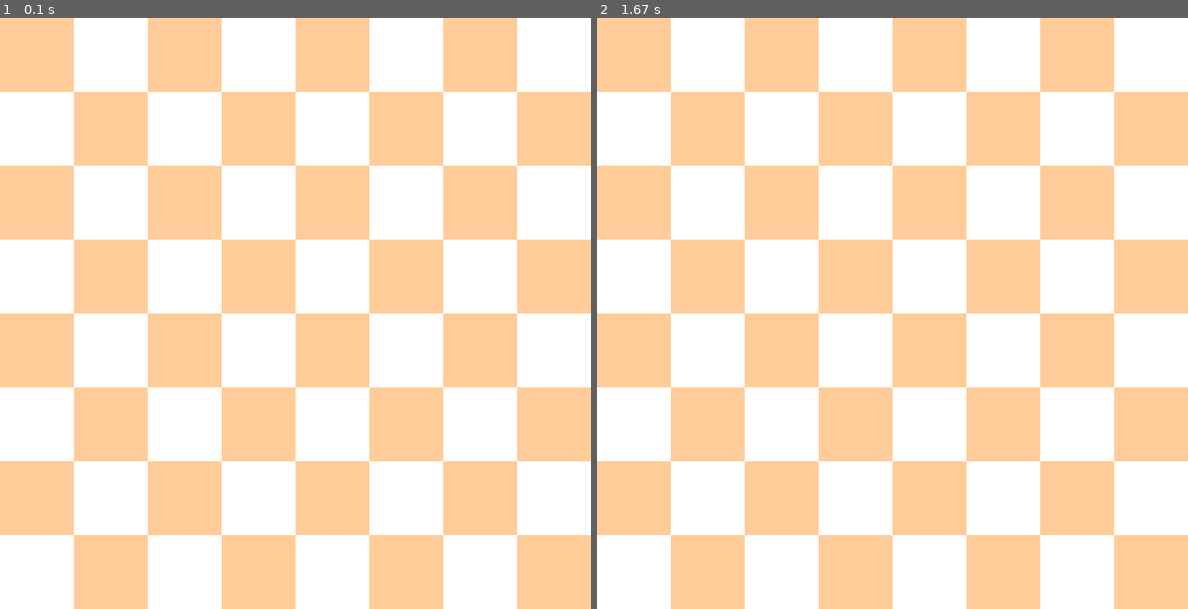
Above: before the commit, frames 1-2 (left to right).
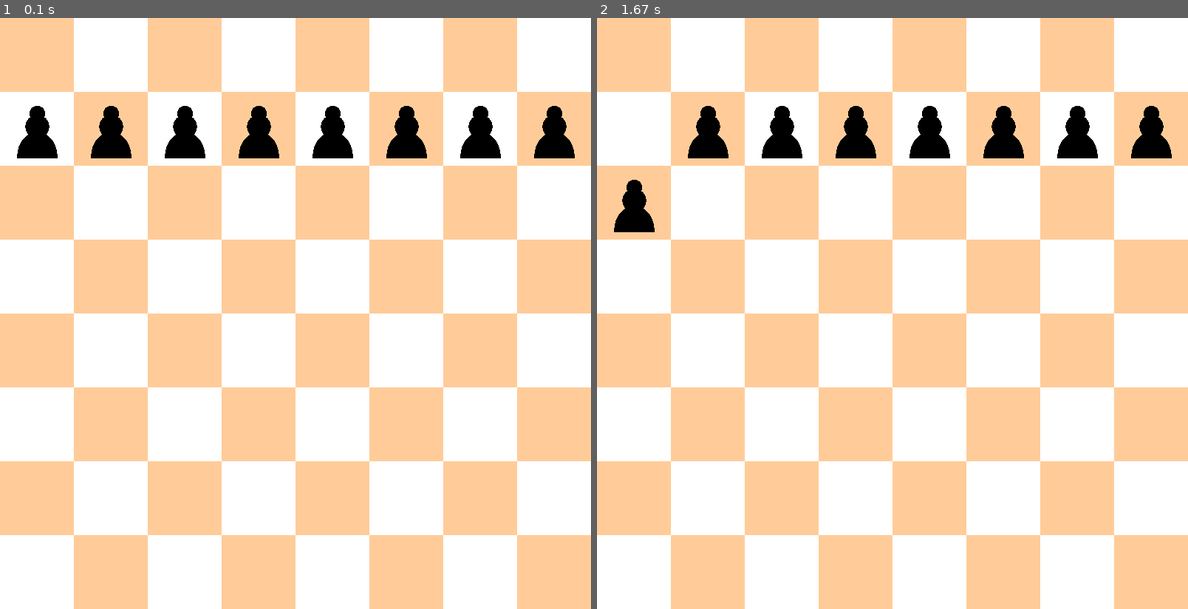
Above: after the commit, the same moments.

Repository: draganovdimitar2/pygame
Game: pygame game, started from chess/main.py
The game is run twice, just before and just after one commit, with the same random seed, the same clock (stepped at 60 frames per second) and the same inputs.
Inputs (mouse positions are in pixels of both pictures, inside the frame that each line leads up to):
- Up to frame 1 (0.1 s): no input
- Up to frame 2 (1.67 s): click (632, 130) at 0.38 s; click (632, 201) at 0.72 s

The runs differ from the first frame. In frame 1, 3.1% of the frame differs, in the area x 2-98%, y 14-24%; in frame 2, 3.1%.

Commit message:
feat: implmeneted black pawns moving logic

Diff:
--- a/chess/main.py
+++ b/chess/main.py
@@ -1,7 +1,7 @@
 import pygame
+from sys import exit
 from chess.pieces.black.black_pawn import BlackPawn
-
-SQUARE_SIZE = 100
+from settings import SQUARE_SIZE, SCREEN_SIZE
 
 
 def draw_board():
@@ -15,17 +15,44 @@
 
 running = True
 pygame.init()
-screen = pygame.display.set_mode((800, 800))
-black_pawn = BlackPawn(200, 200)
-pawn_group = pygame.sprite.GroupSingle()
-pawn_group.add(black_pawn)
+screen = pygame.display.set_mode(SCREEN_SIZE)
+clock = pygame.time.Clock()
+
+black_pieces_group = pygame.sprite.Group()  # the group for black pieces
+for i in range(8):  # spawn all 8 pawns
+    black_pawn = BlackPawn((SQUARE_SIZE * i), SQUARE_SIZE)
+    black_pieces_group.add(black_pawn)
 
 while running:
     draw_board()
+
+    black_pieces_group.draw(screen)
     pygame.display.update()
-    pawn_group.draw(screen)
 
     for event in pygame.event.get():  # to get ell the events and loop through them
         if event.type == pygame.QUIT:  # to close the window
             pygame.quit()  # opposite to pygame.init()
             running = False
+            exit()
+
+        elif event.type == pygame.MOUSEBUTTONUP:
+            mouse_pos = pygame.mouse.get_pos()
+            for piece in black_pieces_group:
+                # Only one pawn should be selected at a time
+                if not piece.rect.collidepoint(mouse_pos) and piece.selected:  # if the piece is already selected move it
+                    current_possible_moves = piece.current_possible_moves()  # fetch all possible moves
+                    print(current_possible_moves)
+                    for move in current_possible_moves:
+                        move_rect = pygame.Rect(move[0], move[1], SQUARE_SIZE, SQUARE_SIZE)
+                        if move_rect.collidepoint(mouse_pos):
+                            piece.move(move)
+                            print(piece.selected)
+                elif piece.rect.collidepoint(mouse_pos) and not piece.selected:  # first select the piece
+                    piece.selected = True
+                    if piece.selected:
+                        print(f"x = {piece.rect.x}, y = {piece.rect.y}")
+                        print(mouse_pos)
+                        print(piece.selected)
+
+
+    clock.tick(60)
--- a/chess/pieces/black/black_pawn.py
+++ b/chess/pieces/black/black_pawn.py
@@ -1,20 +1,32 @@
 import pygame
+from chess.settings import SQUARE_SIZE, X_UPPER_BOUNDARY, X_LOWER_BOUNDARY, Y_UPPER_BOUNDARY, Y_LOWER_BOUNDARY
 
 
 class BlackPawn(pygame.sprite.Sprite):
     def __init__(self, x, y):
         super().__init__()
-        self.x = x
-        self.y = y
-        self.image = pygame.image.load('images/black_pieces/pawn_b.png')
-        self.rect = self.image.get_rect()
+        self.image = pygame.transform.scale(
+            pygame.image.load('images/black_pieces/pawn_b.png').convert_alpha(),
+            (SQUARE_SIZE, SQUARE_SIZE)
+        )  # make the image 100x100 pixels
+        self.rect = self.image.get_rect(topleft=(x, y))  # by default it is positioned on (0, 0)
         self.selected = False
+        self.original_y = y  # to track first move (to know if the pawn can go 2 squares forward)
 
-    def player_input(self, screen, square_size):
-        keys = pygame.key.get_pressed()
-        if keys[pygame.K_DOWN]:
-            self.selected = True
-            selected_color = (204, 255, 204)
+    def current_possible_moves(self):
+        moves = []
+        # One step forward
+        one_step = (self.rect.x, self.rect.y + SQUARE_SIZE)
+        if one_step[1] <= Y_UPPER_BOUNDARY:
+            moves.append(one_step)
+        # Two steps forward (only from starting row)
+        if self.rect.y == self.original_y:
+            two_steps = (self.rect.x, self.rect.y + 2 * SQUARE_SIZE)
+            if two_steps[1] <= Y_UPPER_BOUNDARY:
+                moves.append(two_steps)
+        return moves
 
-            pygame.draw.rect(screen, selected_color,
-                             pygame.Rect(self.x - square_size, self.y + square_size, square_size, square_size))
+    def move(self, positions):
+        self.rect.x = positions[0]
+        self.rect.y = positions[1]
+        self.selected = False
--- /dev/null
+++ b/chess/settings.py
@@ -0,0 +1,7 @@
+SQUARE_SIZE = 100
+SCREEN_SIZE = (800, 800)
+
+X_UPPER_BOUNDARY = 700
+Y_UPPER_BOUNDARY = 700
+X_LOWER_BOUNDARY = 0
+Y_LOWER_BOUNDARY = 0
